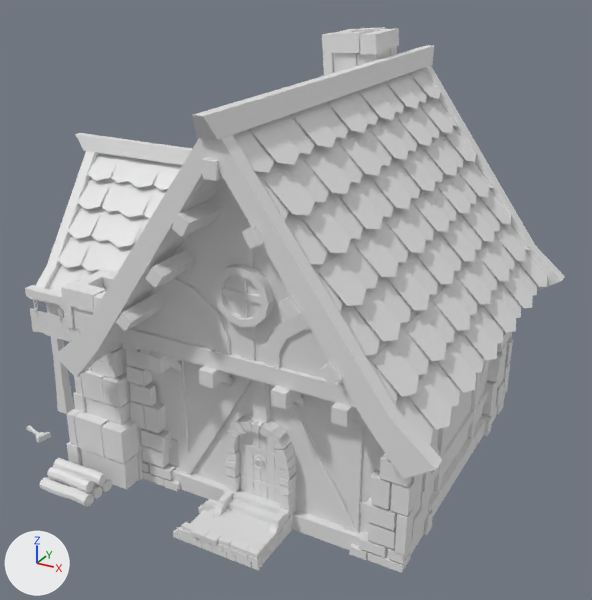
A saved change to the FBX model assets/Blacksmith.fbx.
One viewpoint serves both versions: a 50 mm lens placed at (2.4, -4.97, 3.61), pointed at (-0.33, -0.01, 1.13). Arrows for +X, +Y and +Z are at lower left; the lights stay in place.

The scene before the commit, as lines of its bpy script (objects in view):
```python
me_cube_000 = bpy.data.meshes.new('Cube.000')
me_cube_000.from_pydata(...)  # 5875 vertices, 3792 faces; spans x -2.57..1.32, y -1.63..1.66, z 0.0..3.0
ob_blacksmith = bpy.data.objects.new('Blacksmith', me_cube_000)
ob_blacksmith.location = (0.0, 0.0, 0.0)
```
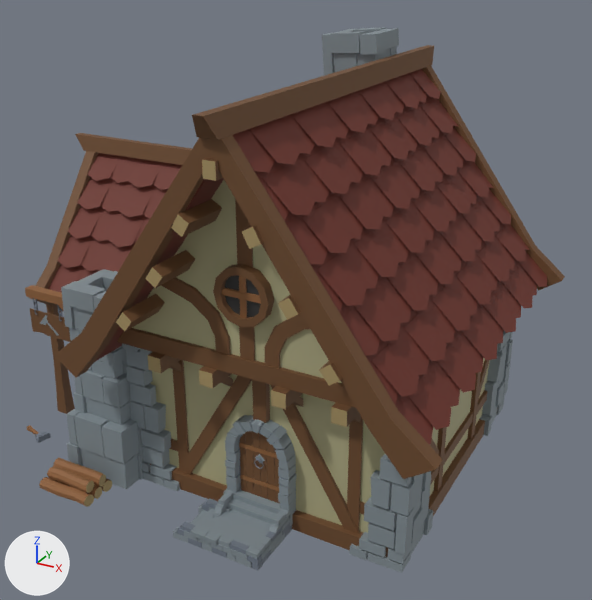
Edits to the bpy script that builds the scene:
```text
Add mat_wood_light:
    mat_wood_light = principled_material('Wood_Light')
    mat_wood_light.base_color = (0.267, 0.115, 0.0397)  # brown #8d5f38
    mat_wood_light.roughness = 0.69
Add mat_stone_dark:
    mat_stone_dark = principled_material('Stone_Dark')
    mat_stone_dark.base_color = (0.155, 0.183, 0.227)  # blue #6e7783
    mat_stone_dark.roughness = 0.69
Add mat_plaster:
    mat_plaster = principled_material('Plaster')
    mat_plaster.base_color = (0.429, 0.405, 0.229)  # beige #afab84
    mat_plaster.roughness = 0.69
Add mat_rooftiles_red:
    mat_rooftiles_red = principled_material('RoofTiles_Red')
    mat_rooftiles_red.base_color = (0.147, 0.0268, 0.0153)  # dark red #6b2e21
    mat_rooftiles_red.roughness = 0.69
Add mat_stone_light:
    mat_stone_light = principled_material('Stone_Light')
    mat_stone_light.base_color = (0.222, 0.264, 0.288)  # grey #828c92
    mat_stone_light.roughness = 0.69
Add mat_wood_side:
    mat_wood_side = principled_material('Wood_Side')
    mat_wood_side.base_color = (0.384, 0.284, 0.124)  # brown #a79163
    mat_wood_side.roughness = 0.69
Add mat_wood:
    mat_wood = principled_material('Wood')
    mat_wood.base_color = (0.153, 0.0685, 0.0242)  # brown #6d4a2b
    mat_wood.roughness = 0.69
Change me_cube_000:
    where me_cube_000.from_pydata(...)  # 5875 vertices, 3792 faces; spans x -2.57..1.32, y -1.63..1.66, z 0.0..3.0
    me_cube_000 part 1: 11 of the faces centred in x -0.83..0.98, y 0.0..1.22, z 0.0..2.61 switch from no material to mat_plaster (beige #afab84)
    me_cube_000 part 2: 2 of the faces centred in x 0.0, y -1.22, z 1.45..2.14 switch from no material to mat_plaster (beige #afab84)
    me_cube_000 part 3: 1 of the faces centred in x 0.0, y -1.05, z 0.62 switch from no material to mat_plaster (beige #afab84)
    me_cube_000 part 4: 326 of the faces centred in x -2.22..-1.0, y -1.62..0.16, z 0.0..0.78 switch from no material to mat_wood_light (brown #8d5f38)
    me_cube_000 part 5: 52 of the faces centred in x -0.16..0.16, y -1.11..-1.1, z 0.27..0.56 switch from no material to mat_wood_light (brown #8d5f38)
    me_cube_000 part 6: 12 of the faces centred in x -2.01..-1.47, y -1.07..-1.0, z 1.09..1.28 switch from no material to mat_wood_light (brown #8d5f38)
    me_cube_000 part 7: 6 of the faces centred in x -0.02..0.02, y -1.27..-1.25, z 1.69..1.73 switch from no material to mat_wood_light (brown #8d5f38)
    me_cube_000 part 8: 23 of the faces centred in x -1.54..0.99, y -1.57..-1.09, z 0.05..2.52 switch from no material to mat_wood_side (brown #a79163)
    me_cube_000 part 9: 1061 of the faces centred in x -2.54..1.05, y -1.56..0.2, z 0.0..1.44 switch from no material to mat_stone_light (grey #828c92)
    me_cube_000 part 10: 280 of the faces centred in x -0.49..0.05, y 0.69..1.18, z 1.88..2.99 switch from no material to mat_stone_light (grey #828c92)
    me_cube_000 part 11: 114 of the faces centred in x 0.74..1.05, y 0.63..1.16, z 0.0..1.25 switch from no material to mat_stone_light (grey #828c92)
    me_cube_000 part 12: 256 of the faces centred in x -1.97..-1.7, y -1.06..-1.03, z 1.07..1.25 switch from no material to mat_stone_dark (blue #6e7683)
    me_cube_000 part 13: 181 of the faces centred in x -0.38..0.24, y -1.55..-1.03, z 0.0..0.76 switch from no material to mat_stone_dark (blue #6e7683)
    me_cube_000 part 14: 18 of the faces centred in x -2.05..-1.98, y -1.16..-1.06, z 0.0..0.04 switch from no material to mat_stone_dark (blue #6e7683)
    me_cube_000 part 15: 791 of the faces centred in x -2.28..1.24, y -1.59..1.6, z 0.0..2.76 switch from no material to mat_wood (brown #6d4a2b)
    me_cube_000 part 16: 5 of the faces centred in x -0.3..0.05, y -0.03..0.02, z 2.12..2.82 switch from no material to mat_wood (brown #6d4a2b)
    me_cube_000 part 17: 4 of the faces centred in x -1.3..-1.29, y -0.07..0.02, z 2.07..2.18 switch from no material to mat_wood (brown #6d4a2b)
    me_cube_000 part 18: the 1 face centred in x 0.0, y -1.25, z 1.71 switches from no material to mat_windows (black #353535)
    me_cube_000 part 19: 488 of the faces centred in x -2.15..1.12, y -1.46..1.46, z 1.07..2.59 switch from no material to mat_rooftiles_red (dark red #6b2d21)
    add me_cube_000.materials.append(mat_windows)  # black #353535
```

Boxes (x1, y1, x2, y2) around the edits, measured in the pictures (592 x 600 px):
part 1 of me_cube_000, recoloured
    both: (429, 358, 490, 497)
part 2 of me_cube_000, recoloured
    both: (132, 180, 342, 383)
part 3 of me_cube_000, recoloured
    both: (151, 360, 385, 533)
part 4 of me_cube_000, recoloured (white to brown)
    both: (27, 425, 109, 505)
part 5 of me_cube_000, recoloured (grey to brown)
    both: (239, 442, 279, 491)
part 6 of me_cube_000, recoloured (white to brown)
    both: (25, 285, 64, 311)
part 7 of me_cube_000, recoloured (grey to brown)
    both: (222, 275, 261, 318)
part 8 of me_cube_000, recoloured (grey to brown)
    both: (84, 160, 347, 507)
part 9 of me_cube_000, recoloured
    both: (40, 269, 433, 573)
part 10 of me_cube_000, recoloured
    both: (322, 27, 399, 76)
part 11 of me_cube_000, recoloured
    both: (480, 331, 513, 436)
part 12 of me_cube_000, recoloured
    both: (33, 298, 63, 321)
part 13 of me_cube_000, recoloured
    both: (176, 420, 292, 570)
part 14 of me_cube_000, recoloured
    both: (35, 432, 51, 443)
part 15 of me_cube_000, recoloured (grey to brown)
    both: (29, 65, 565, 557)
part 16 of me_cube_000, recoloured (grey to brown)
    both: (193, 45, 434, 140)
part 17 of me_cube_000, recoloured (white to brown)
    both: (75, 133, 192, 165)
part 18 of me_cube_000, recoloured (grey to black)
    both: (225, 275, 261, 317)
part 19 of me_cube_000, recoloured (grey to brown)
    both: (48, 69, 547, 444)
